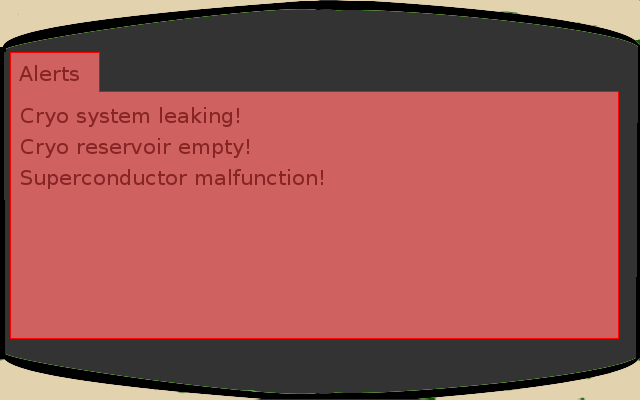
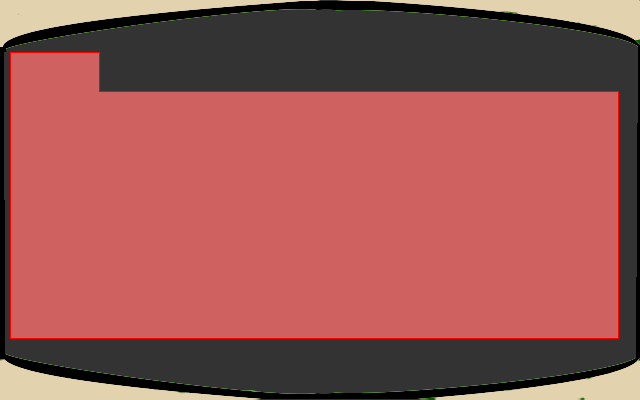
Before/after of a (640, 400) layered artwork. What changed in the layer stack:
hid "Superconductor malfunction!" over [21, 169, 323, 189]
hid "Cryo reservoir empty!" over [21, 138, 249, 158]
hid "Cryo system leaking!" over [21, 107, 239, 127]
hid "Alerts" over [19, 65, 79, 81]
